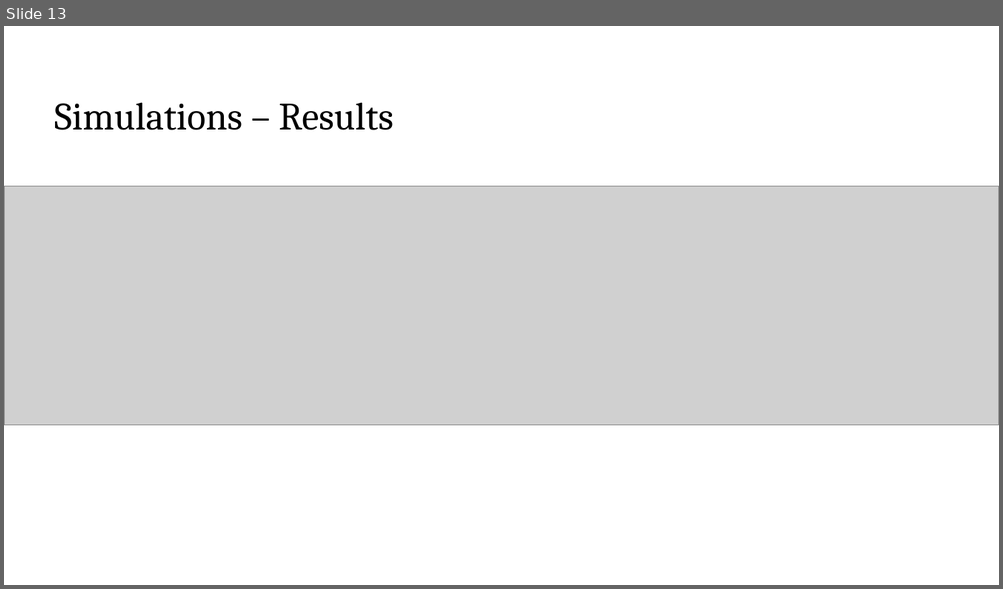
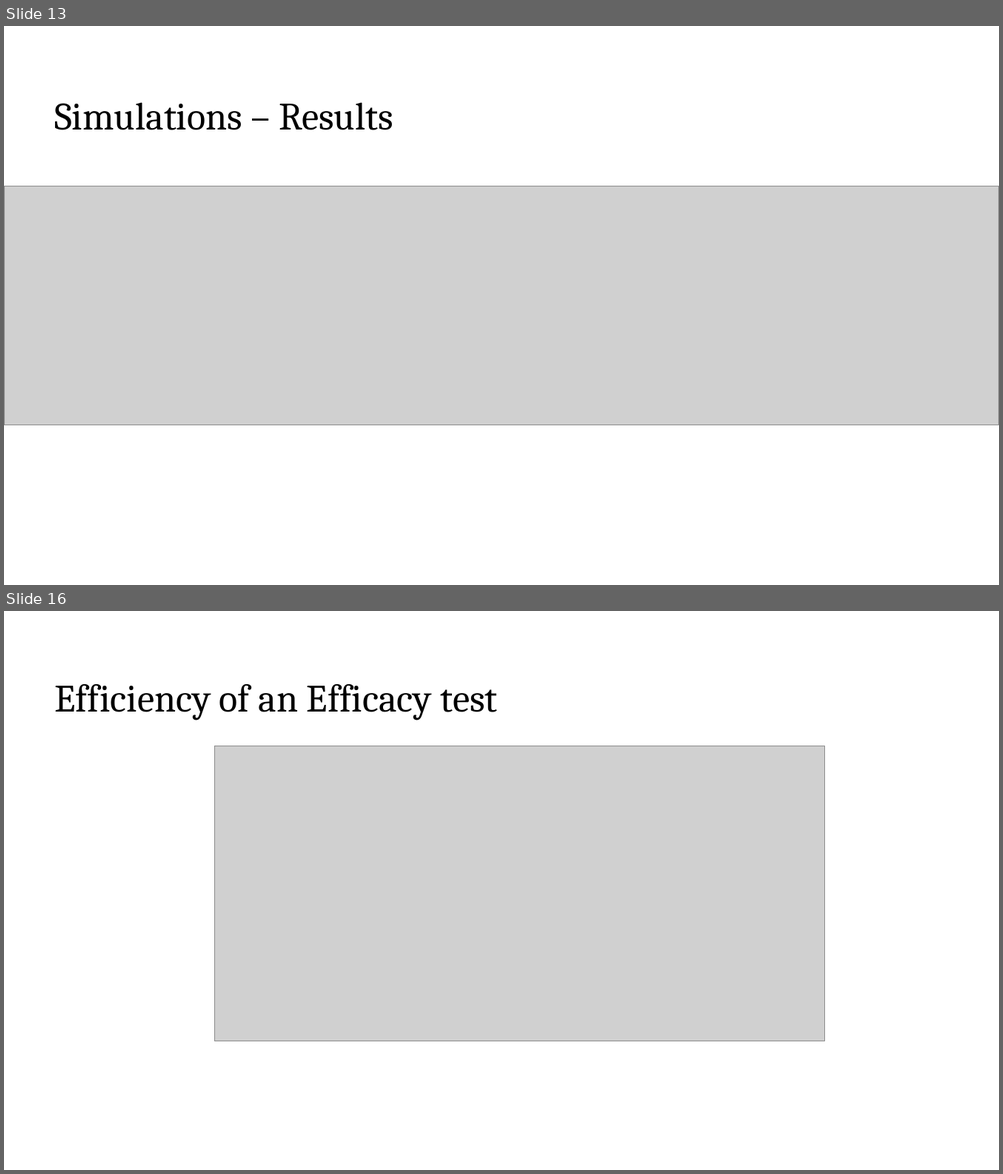
Before and after one commit to A-mit-Patel/PhD, a slide deck: Presentations/20220610 Senior Biostatistician Post Interview Slides AP.pptx. Shown one above the other, each under a label of ours: slide 13 before the commit, slides 13 and 16 after it; the slides between them are not shown. The pictures are 1003x589 and 1003x1174 pixels, drawn with LibreOffice and Linux fonts; fonts in the diff are those of the drawing; grey boxes stand for pictures; background and template pictures are left out. Boxes give left, top, right and bottom in pixels: in the first picture for what was removed or moved away, otherwise in the second. Text is boxed around its words. In the diff, an @@ line names an element or a change of style, - is before the commit and + after.

```diff
--- a/Presentations/20220610 Senior Biostatistician Post Interview Slides AP.pptx
+++ b/Presentations/20220610 Senior Biostatistician Post Interview Slides AP.pptx
@@ slide 16 added at [4, 611, 999, 1170], background picture (left out) @@
@@ title added at [54, 684, 498, 720], 37.3 pt, text #000000 @@
+Efficiency of an Efficacy test
@@ picture added at [214, 746, 825, 1042] @@
```
Also in this commit, not shown: 1 slide changed, 2 other slides added, 25 other files.
